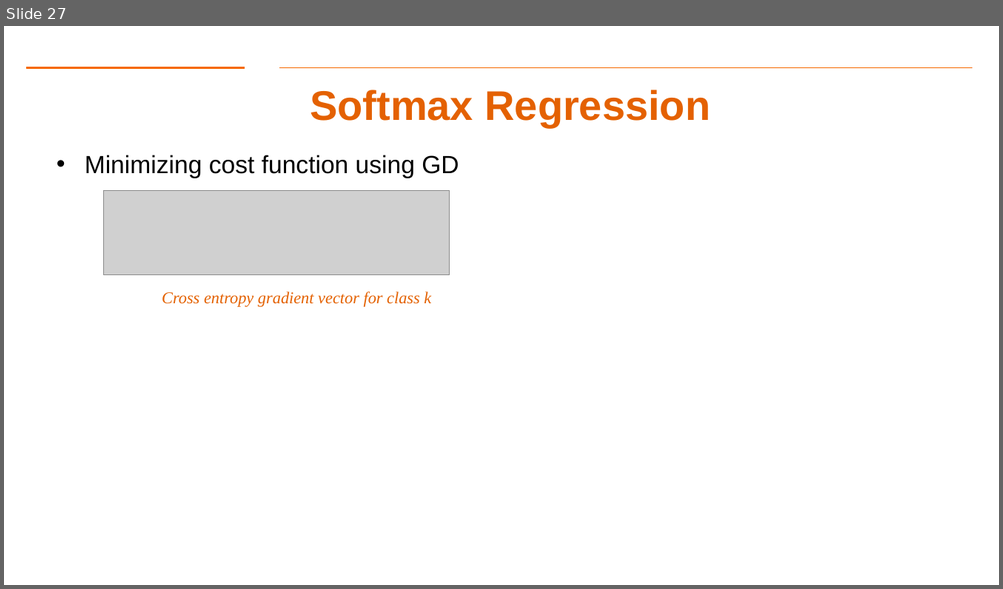
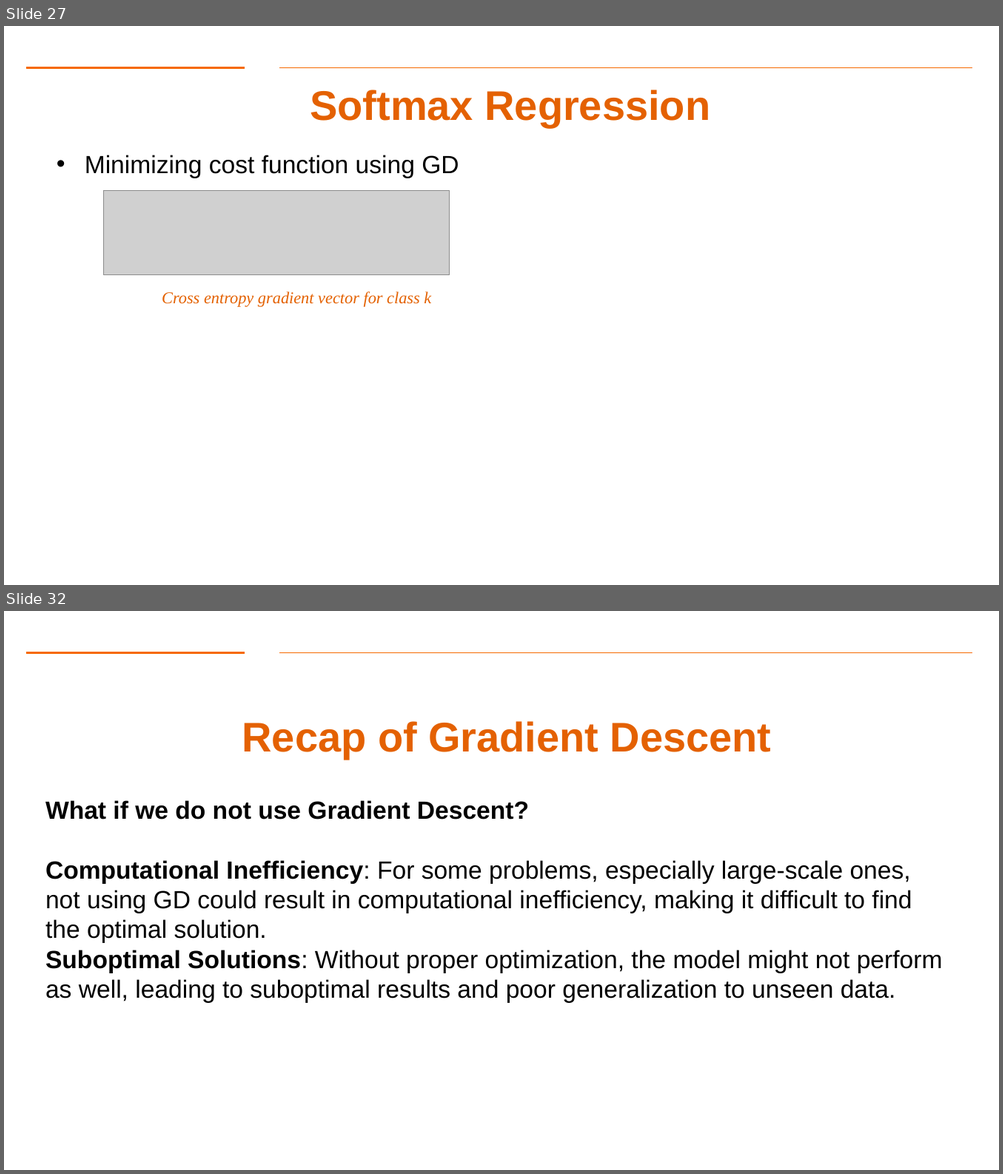
Before and after one commit to aiforsec/RIT-DSCI-633-FDS, a slide deck: Syllabus/Lecture05/Lec05.pptx. Shown one above the other, each under a label of ours: slide 27 before the commit, slides 27 and 32 after it; the slides between them are not shown. The pictures are 1003x589 and 1003x1174 pixels, drawn with LibreOffice and Linux fonts; fonts in the diff are those of the drawing; grey boxes stand for pictures; background and template pictures are left out. Boxes give left, top, right and bottom in pixels: in the first picture for what was removed or moved away, otherwise in the second. Text is boxed around its words. In the diff, an @@ line names an element or a change of style, - is before the commit and + after.

```diff
--- a/Syllabus/Lecture05/Lec05.pptx
+++ b/Syllabus/Lecture05/Lec05.pptx
@@ slide 32 added at (4, 611, 999, 1170), background #FFFFFF; not listed: 2 template elements that a slide beside it also shows @@
@@ title added at (242, 721, 771, 759), 40 pt, text #E46102, bold @@
+Recap of Gradient Descent
@@ text added at (45, 800, 942, 1003), 24 pt, text #000000 @@
+What if we do not use Gradient Descent?
+Computational Inefficiency: For some problems, especially large-scale ones, not using GD could result in computational inefficiency, making it difficult to find the optimal solution.
+Suboptimal Solutions: Without proper optimization, the model might not perform as well, leading to suboptimal results and poor generalization to unseen data.
```
Also in this commit, not shown: 3 slides changed, 3 other slides added.
